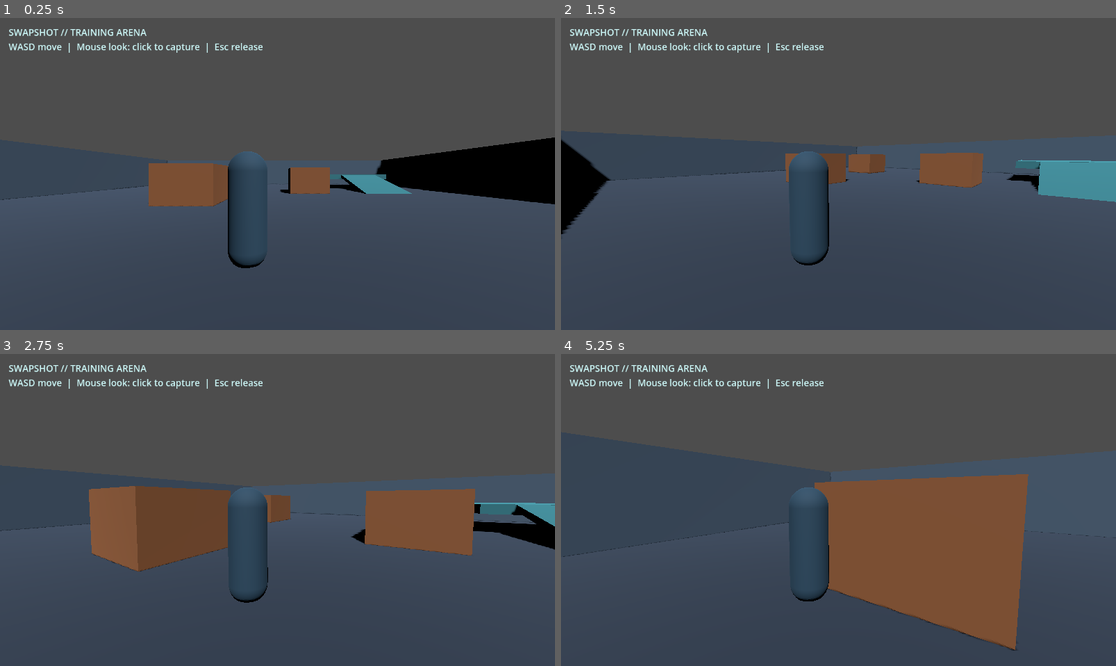
Above: before the commit, frames 1-4 (two rows, left to right).
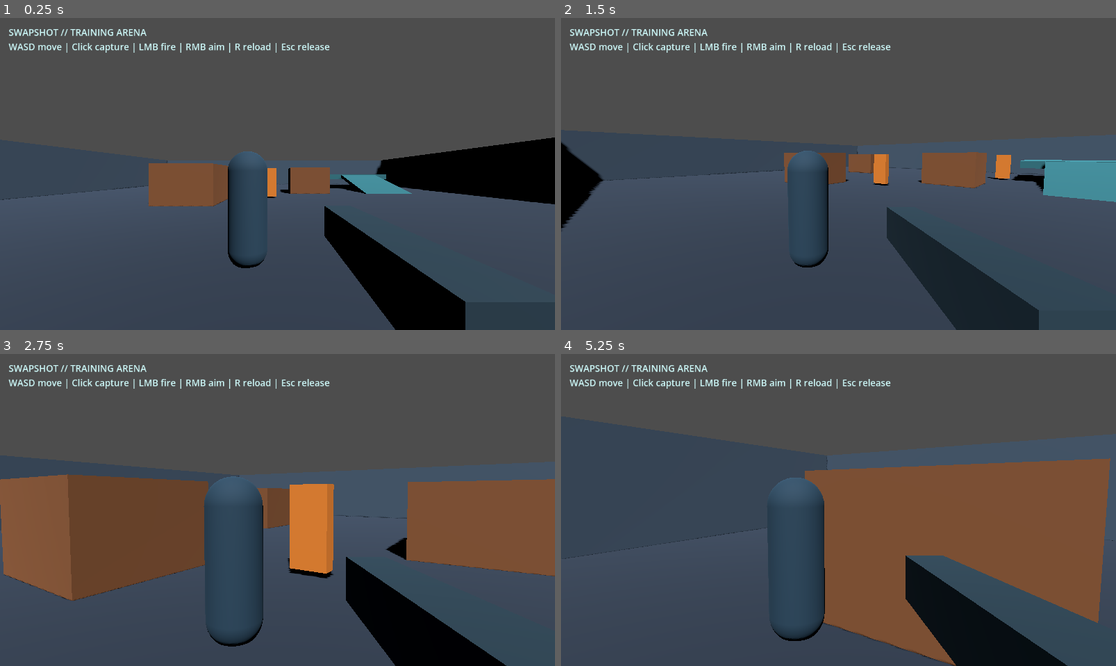
Above: after the commit, the same moments.

Repository: mishraaditya595/swapshot
Game: Godot game, scene res://scenes/main.tscn
Same seed, same stepped clock (60 frames per second), same inputs: the game is played once before the commit and once after it.
Inputs (mouse positions are in pixels of both pictures, inside the frame that each line leads up to):
- Up to frame 1 (0.25 s): no input
- Up to frame 2 (1.5 s): tap Enter at 0.5, 1.25 s; move the mouse to (960, 158) at 0.52 s; hold D (move_right) 0.53-1.28 s; hold Right mouse button (aim, bound only after the commit) 0.53-1.28 s; click (960, 158) at 0.8 s; move the mouse to (810, 174) at 1.27 s; hold W (move_forward) from 1.28 s (still down); click (810, 174) at 1.35 s
- Up to frame 3 (2.75 s): keep holding W (move_forward); right-click (249, 510) at 1.55 s; tap Enter at 2 s; move the mouse to (288, 503) at 2.02 s; hold Right mouse button (aim, bound only after the commit) from 2.03 s (still down); click (288, 503) at 2.3 s
- Up to frame 4 (5.25 s): keep holding W (move_forward); tap Enter at 2.75, 3.5, 4.25 s; move the mouse to (832, 516) at 2.77 s; release Right mouse button (aim, bound only after the commit) at 2.78 s; click (832, 516) at 2.85 s; right-click (832, 516) at 3.05 s; move the mouse to (877, 513) at 3.52 s; hold Right mouse button (aim, bound only after the commit) 3.53-4.28 s; click (877, 513) at 3.8 s; tap R (reload, bound only after the commit) at 4.15 s; move the mouse to (794, 506) at 4.27 s; click (794, 506) at 4.35 s; right-click (794, 506) at 4.55 s; move the mouse to (844, 510) at 5.02 s; hold Right mouse button (aim, bound only after the commit) from 5.03 s (still down)

The runs differ from the first frame. In frame 1, 5.0% of the frame differs, in the area x 11-84%, y 8-100%; in frame 2, 6.4%; in frame 3, 25%, in the area x 0-100%, y 8-100%; in frame 4, 18%.

Commit message:
MS-02: connect rifle scenes, input and Godot CI

Diff:
--- a/project.godot
+++ b/project.godot
@@ -28,6 +28,19 @@
 "events": [Object(InputEventKey,"physical_keycode":4194305)]
 }
 
+fire={
+"deadzone": 0.2,
+"events": [Object(InputEventMouseButton,"button_index":1)]
+}
+aim={
+"deadzone": 0.2,
+"events": [Object(InputEventMouseButton,"button_index":2)]
+}
+reload={
+"deadzone": 0.2,
+"events": [Object(InputEventKey,"physical_keycode":82)]
+}
+
 [rendering]
 renderer/rendering_method="gl_compatibility"
 renderer/rendering_method.mobile="gl_compatibility"
--- a/scenes/levels/greybox_arena.tscn
+++ b/scenes/levels/greybox_arena.tscn
@@ -1,6 +1,7 @@
-[gd_scene load_steps=16 format=3]
+[gd_scene load_steps=17 format=3]
 
 [ext_resource type="PackedScene" path="res://scenes/player/player.tscn" id="1_player"]
+[ext_resource type="PackedScene" path="res://scenes/enemies/target_dummy.tscn" id="2_target"]
 
 [sub_resource type="StandardMaterial3D" id="FloorMat"]
 albedo_color = Color(0.16, 0.21, 0.28, 1)
@@ -156,6 +157,12 @@
 [node name="Player" parent="." instance=ExtResource("1_player")]
 position = Vector3(0, 1.1, 10.5)
 
+[node name="TargetNear" parent="." instance=ExtResource("2_target")]
+position = Vector3(0, 1.0, 1.0)
+
+[node name="TargetFar" parent="." instance=ExtResource("2_target")]
+position = Vector3(5.0, 1.0, -8.0)
+
 [node name="Instructions" type="CanvasLayer" parent="."]
 
 [node name="ControlHints" type="Label" parent="Instructions"]
@@ -167,4 +174,4 @@
 theme_override_colors/font_color = Color(0.8, 0.97, 0.97, 1)
 theme_override_font_sizes/font_size = 19
 text = "SWAPSHOT // TRAINING ARENA
-WASD move  |  Mouse look: click to capture  |  Esc release"
+WASD move | Click capture | LMB fire | RMB aim | R reload | Esc release"
--- a/scenes/player/player.tscn
+++ b/scenes/player/player.tscn
@@ -1,7 +1,9 @@
-[gd_scene load_steps=9 format=3]
+[gd_scene load_steps=11 format=3]
 
 [ext_resource type="Script" path="res://scripts/player_controller.gd" id="1_controller"]
 [ext_resource type="Script" path="res://scripts/shoulder_camera.gd" id="2_camera"]
+[ext_resource type="PackedScene" path="res://scenes/weapons/vx7.tscn" id="3_rifle"]
+[ext_resource type="PackedScene" path="res://scenes/ui/combat_hud.tscn" id="4_hud"]
 
 [sub_resource type="CapsuleShape3D" id="CapsuleCollider"]
 radius = 0.36
@@ -61,3 +63,7 @@
 current = true
 fov = 75.0
 near = 0.05
+
+[node name="VX7" parent="CameraPivot/CameraBoom/Camera3D" instance=ExtResource("3_rifle")]
+
+[node name="CombatHUD" parent="." instance=ExtResource("4_hud")]
